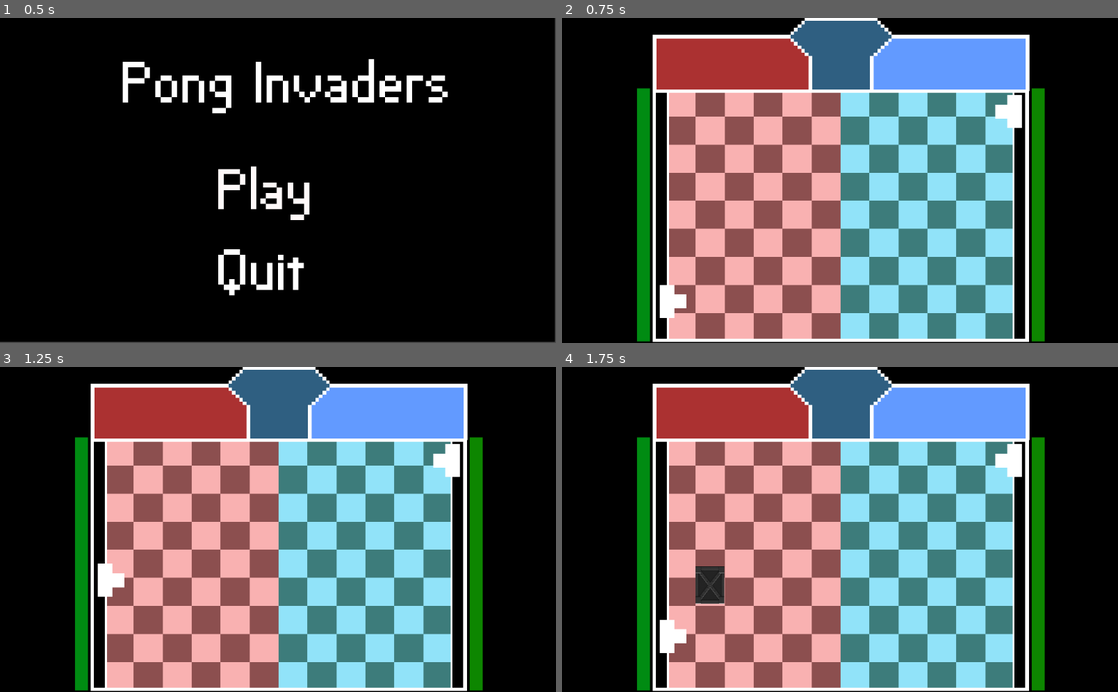
Above: before the commit, frames 1-4 (two rows, left to right).
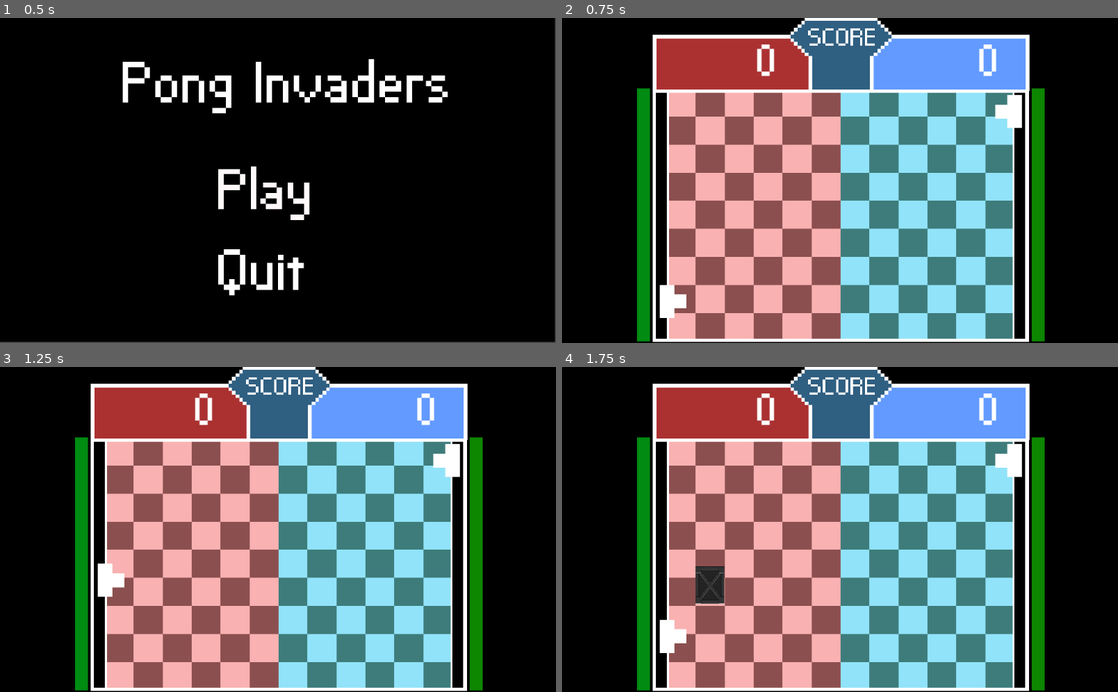
Above: after the commit, the same moments.

Repository: Raelr/dd-pong-invaders
Game: Godot game, scene res://scenes/Main.tscn
The game is run twice, just before and just after one commit, with the same random seed, the same clock (stepped at 60 frames per second) and the same inputs. The engine's default icon, where the game draws it, is replaced by a stand-in: a white triangle on a blue panel in a dark square.
Inputs (mouse positions are in pixels of both pictures, inside the frame that each line leads up to):
- Up to frame 1 (0.5 s): no input
- Up to frame 2 (0.75 s): tap Enter at 0.5 s; move the mouse to (828, 193) at 0.52 s; hold W from 0.53 s (still down); click (828, 193) at 0.6 s
- Up to frame 3 (1.25 s): keep holding W
- Up to frame 4 (1.75 s): move the mouse to (728, 545) at 1.27 s; release W at 1.28 s; hold S from 1.28 s (still down); tap E (playerActive) at 1.35 s

Frame 1 is identical in both runs. In frame 2, 0.6% of the frame differs, in the area x 35-79%, y 3-18%; in frame 3, 0.6%; in frame 4, 0.6%.

Commit message:
Scoring board included

Diff:
--- a/scenes/Arena.tscn
+++ b/scenes/Arena.tscn
@@ -9,6 +9,18 @@
 
 [sub_resource type="DynamicFont" id=1]
 size = 100
+font_data = ExtResource( 4 )
+
+[sub_resource type="DynamicFont" id=2]
+size = 40
+font_data = ExtResource( 4 )
+
+[sub_resource type="DynamicFont" id=3]
+size = 70
+font_data = ExtResource( 4 )
+
+[sub_resource type="DynamicFont" id=4]
+size = 70
 font_data = ExtResource( 4 )
 
 [node name="Arena" type="Node2D"]
@@ -92,3 +104,36 @@
 __meta__ = {
 "_edit_use_anchors_": false
 }
+
+[node name="ScoreLabel" type="Label" parent="."]
+margin_left = -56.0
+margin_top = -336.0
+margin_right = 66.0
+margin_bottom = -278.0
+custom_fonts/font = SubResource( 2 )
+text = "SCORE"
+__meta__ = {
+"_edit_use_anchors_": false
+}
+
+[node name="PlayerTwoScore" type="Label" parent="."]
+margin_left = 176.0
+margin_top = -320.0
+margin_right = 211.0
+margin_bottom = -218.0
+custom_fonts/font = SubResource( 3 )
+text = "0"
+__meta__ = {
+"_edit_use_anchors_": false
+}
+
+[node name="PlayerOneScore" type="Label" parent="."]
+margin_left = -192.0
+margin_top = -320.0
+margin_right = -157.0
+margin_bottom = -218.0
+custom_fonts/font = SubResource( 4 )
+text = "0"
+__meta__ = {
+"_edit_use_anchors_": false
+}
--- a/scenes/ArenaManager.gd
+++ b/scenes/ArenaManager.gd
@@ -15,3 +15,24 @@
 		$PlayerOneTimer.text = str(int(delta) + 1)
 	else:
 		$PlayerTwoTimer.text = str(int(delta) + 1)
+export (int) var paddingLength = 3
+var playerOneScore = 0
+var playerTwoScore = 0
+func _ready():
+	update()
+
+func reset():
+	playerOneScore = 0
+	playerTwoScore = 0
+	update()
+
+func adjust(adjustment, is_player_one : bool):
+	if is_player_one:
+		playerOneScore += adjustment
+	elif not is_player_one:
+		playerTwoScore += adjustment
+	update()
+
+func update():
+	$PlayerOneScore.text = ("%*d" % [paddingLength, playerOneScore])
+	$PlayerTwoScore.text = ("%*d" % [paddingLength, playerTwoScore])
--- a/scenes/Main.tscn
+++ b/scenes/Main.tscn
@@ -36,15 +36,16 @@
 visible = false
 position = Vector2( 238.875, 475.596 )
 is_player_one = true
+is_player_two = false
 update = true
-playerMovementSpeed = 240
 
 [node name="PlayerTwo" parent="." instance=ExtResource( 2 )]
 visible = false
 position = Vector2( 794.818, 119.26 )
 texture = ExtResource( 3 )
+is_player_one = false
+is_player_two = false
 update = true
-playerMovementSpeed = 240
 
 [node name="Camera2D" type="Camera2D" parent="."]
 visible = false
--- a/scripts/Bullet.gd
+++ b/scripts/Bullet.gd
@@ -23,10 +23,12 @@
 		if (position.x > 830):
 			print("scored player 2")
 			self.queue_free()
+			get_parent().get_child(2).adjust(1,true)
 	else:
 		if (position.x < 200):
 			print("scored player 1")
 			self.queue_free()
+			get_parent().get_child(2).adjust(1,false)
 
 func _on_Bullet_body_enter(body):
 	print("yes")
Not shown: 1 places in scenes/Arena.tscn that only renumber resources
